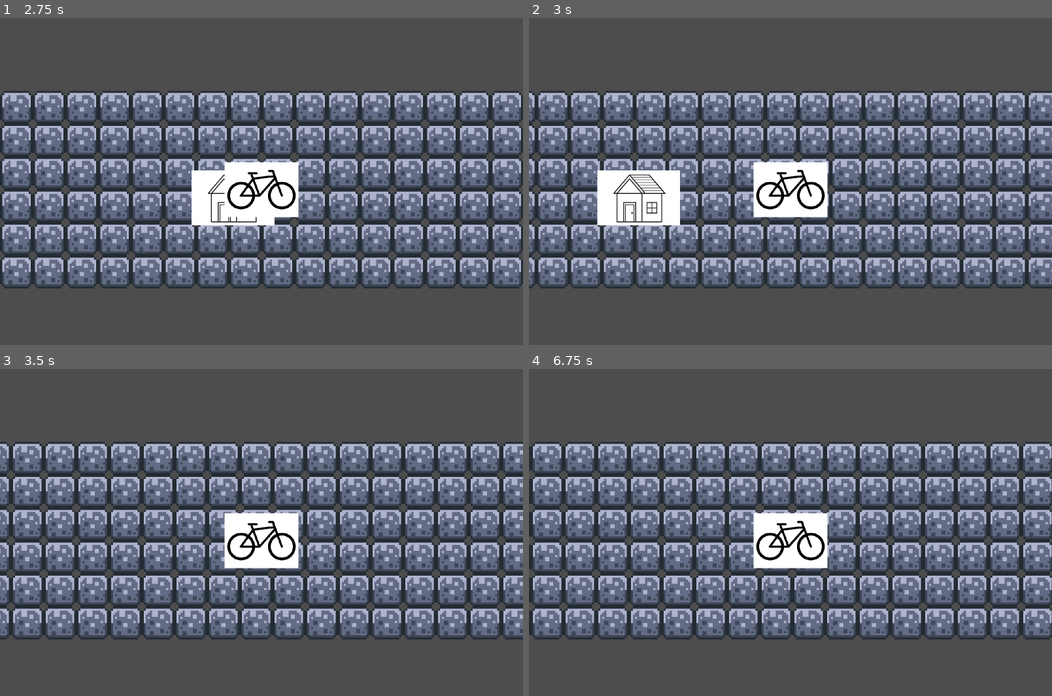
Above: before the commit, frames 1-4 (two rows, left to right).
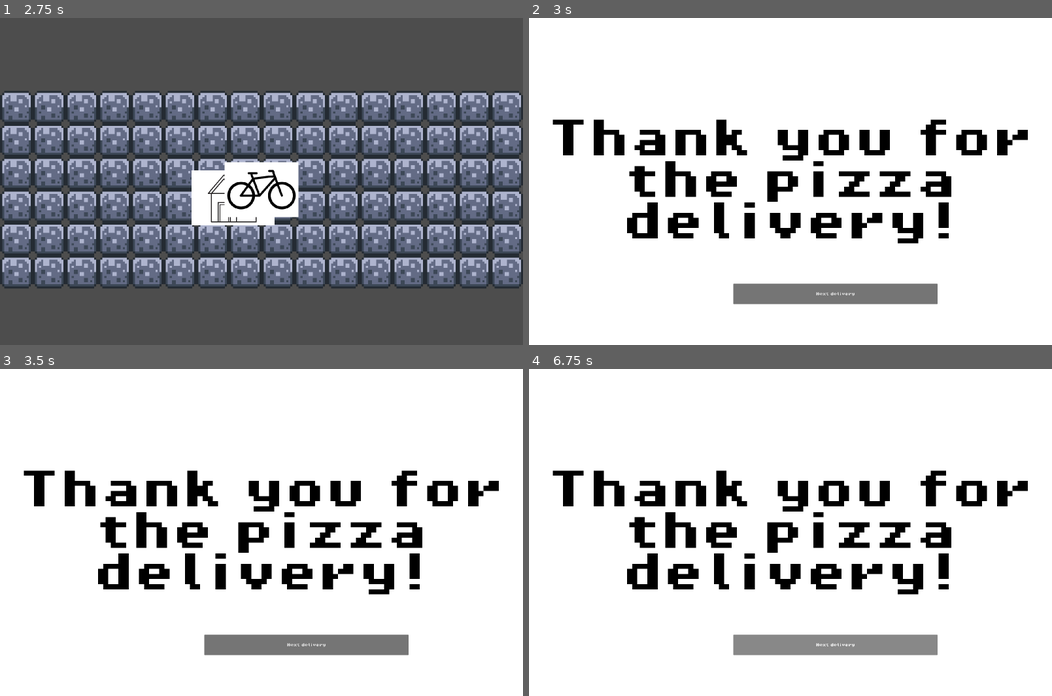
Above: after the commit, the same moments.

Repository: andreaTheCoder/brackeysgamejam
Game: Godot game, scene res://scenes/game.tscn
Same seed, same stepped clock (60 frames per second), same inputs: the game is played once before the commit and once after it.
Inputs (mouse positions are in pixels of both pictures, inside the frame that each line leads up to):
- Up to frame 1 (2.75 s): tap Enter at 0.5 s; hold Right (forward) 0.53-1.28 s; hold Space (button) 0.53-1.28 s; hold Left (backward) 1.28-2.03 s; tap Shift (deliver) at 1.35 s; hold Right (forward) from 2.03 s (still down); hold Space (button) from 2.03 s (still down)
- Up to frame 2 (3 s): keep holding Right (forward); release Space (button) at 2.78 s; tap Shift (deliver) at 2.85 s
- Up to frame 3 (3.5 s): keep holding Right (forward)
- Up to frame 4 (6.75 s): release Right (forward) at 3.5 s; click (837, 643) at 3.5 s, where only the run after the commit has a clickable "Next delivery"; hold Space (button) 4.28-5.03 s; hold Left (backward) 4.28-6.53 s; tap Shift (deliver) at 5.1, 6.6 s; hold Space (button) 5.78-6.53 s; hold Right (forward) from 6.53 s (still down)

Frame 1 is identical in both runs. In frame 2, 97% of the frame differs, in the area x 0-100%, y 0-100%; in frame 3, 99%; in frame 4, 99%.

Commit message:
minor collison layer bug fix

Diff:
--- a/scenes/game.tscn
+++ b/scenes/game.tscn
@@ -49,3 +49,5 @@
 
 [node name="target_house" parent="." instance=ExtResource("4_lbhrr")]
 position = Vector2(115, 3)
+collision_layer = 1
+collision_mask = 2
